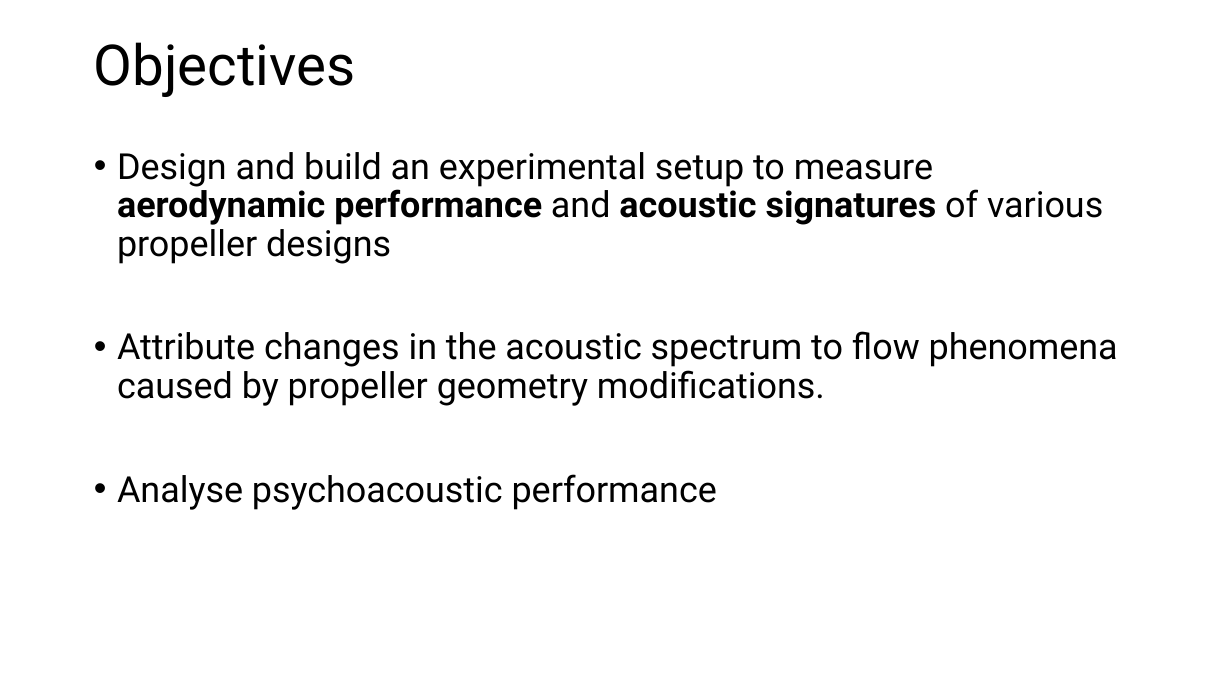
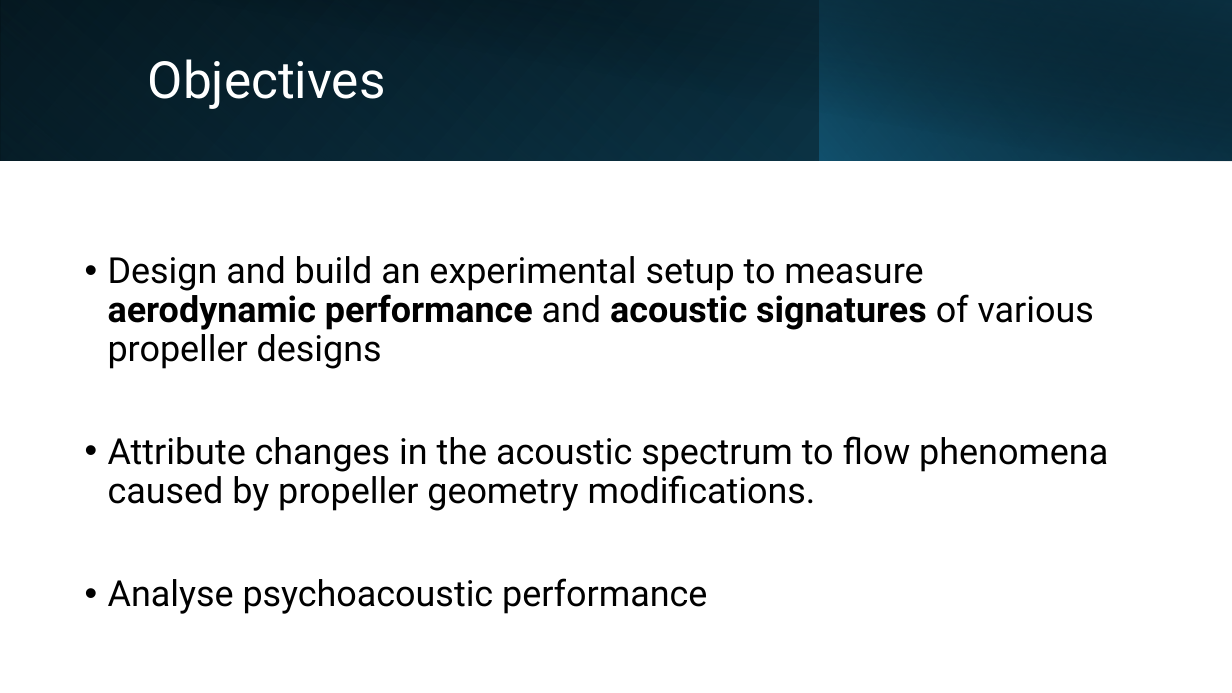
Before and after one commit to lpender3672/propeller-acoustics, a slide deck: slide 4 of deliverables/michaelmas_presentation.pptx (slide 3 before the commit). Drawn at 1232x693 pixels with LibreOffice and Linux fonts; fonts in the diff are those of the drawing. Boxes give left, top, right and bottom in pixels: in the first picture for what was removed or moved away, otherwise in the second. Text is boxed around its words. In the diff, an @@ line names an element or a change of style, - is before the commit and + after.

```diff
--- a/deliverables/michaelmas_presentation.pptx
+++ b/deliverables/michaelmas_presentation.pptx
@@ rectangle added at bbox=[0, 0, 1232, 161], fill gradient #000000 to #104862 @@
@@ rectangle added at bbox=[0, 0, 821, 161], fill gradient #156082 to #0B3041 @@
@@ rectangle added at bbox=[46, 0, 1232, 162], fill gradient #000000 to #0B3041 @@
@@ rectangle added at bbox=[820, 0, 1232, 161], fill gradient #156082 to #000000 @@
@@ title "Objectives": place and size @@
-title "Objectives" at bbox=[94, 42, 356, 97]
+title "Objectives" at bbox=[148, 59, 386, 109]
@@ title "Objectives" at bbox=[148, 59, 386, 109]: size 44 to 40 pt, text colour #000000 to #FFFFFF @@
@@ text "Design and build an experimental ...": place and size @@
-text "Design and build an experimental ..." at bbox=[117, 152, 1118, 510]
+text "Design and build an experimental ..." at bbox=[108, 256, 1108, 614]
@@ text "Design and build an experimental ..." at bbox=[108, 256, 1108, 614]: vertical alignment top to middle @@
```
Also in this commit, not shown: 5 other slides changed, 2 slides added, 2 slides removed, 6 other files.
